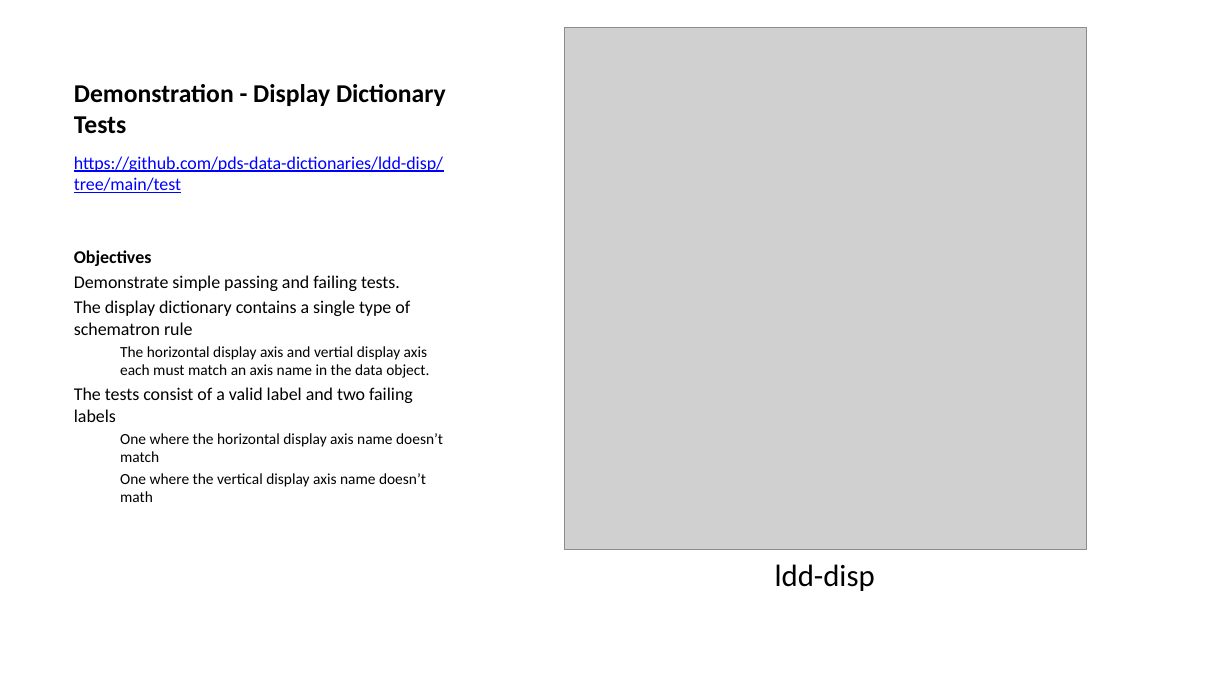
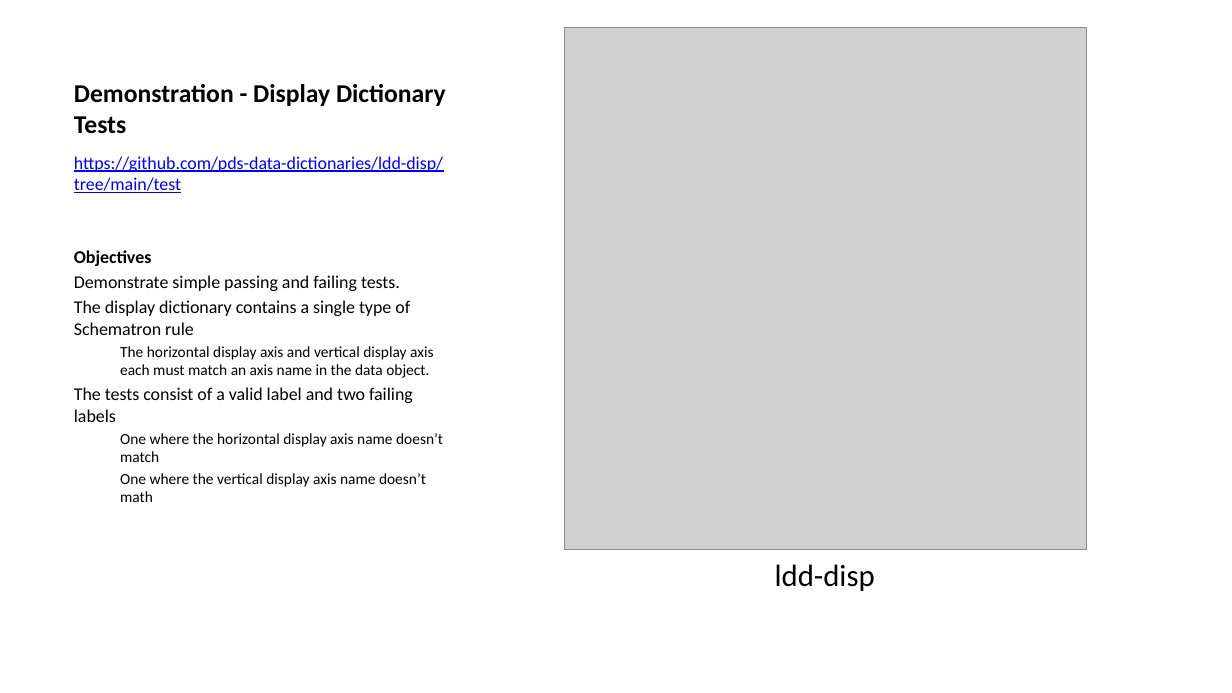
Before and after one commit to sbn-psi/dmsp, a slide deck: slide 10 of LDDTesting/stone-LDDTestingOverview.pptx. Drawn at 1232x693 pixels with LibreOffice and Linux fonts; fonts in the diff are those of the drawing; grey boxes stand for pictures. Boxes give left, top, right and bottom in pixels: in the first picture for what was removed or moved away, otherwise in the second. Text is boxed around its words. In the diff, an @@ line names an element or a change of style, - is before the commit and + after.

```diff
--- a/LDDTesting/stone-LDDTestingOverview.pptx
+++ b/LDDTesting/stone-LDDTestingOverview.pptx
@@ text at [74,300,433,378]: text changed @@
-The display dictionary contains a single type of schematron rule
-  The horizontal display axis and vertial display axis each must match an axis name in the data object.
+The display dictionary contains a single type of Schematron rule
+  The horizontal display axis and vertical display axis each must match an axis name in the data object.
```
Also in this commit, not shown: 3 other slides changed, 5 other files.
